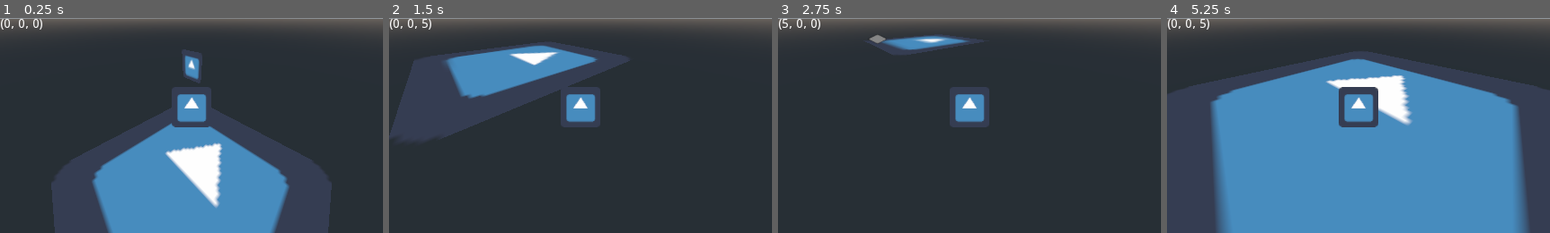
Above: before the commit, frames 1-4 (left to right).
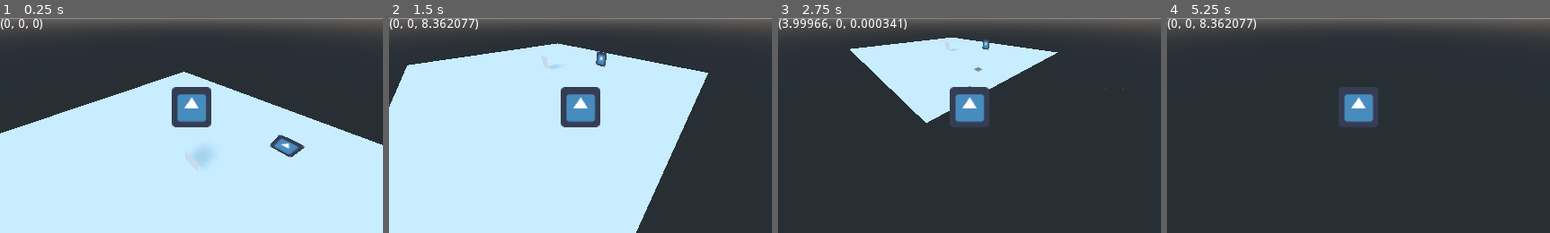
Above: after the commit, the same moments.

Repository: w1n7er2171/GameJam-Isometric-2.5D-Roguelike
Game: Godot game, scene res://TestRoom3D.tscn
Same seed, same stepped clock (60 frames per second), same inputs: the game is played once before the commit and once after it. The engine's default icon, where the game draws it, is replaced by a stand-in: a white triangle on a blue panel in a dark square.
Inputs (mouse positions are in pixels of both pictures, inside the frame that each line leads up to):
- Up to frame 1 (0.25 s): no input
- Up to frame 2 (1.5 s): move the mouse to (664, 114) at 0.52 s; press the mouse at (664, 114) at 0.53 s; hold D (move_right) 0.53-1.28 s; tap Space (move_jump) at 0.77, 1.07 s; tap Shift (move_dash, bound only after the commit) at 0.8, 1.35 s; move the mouse to (503, 136) at 1.27 s; release the mouse at (503, 136) at 1.28 s; hold S (move_down) from 1.28 s (still down)
- Up to frame 3 (2.75 s): tap Space (move_jump) at 1.52, 1.55, 1.82, 2.1 s; move the mouse to (1007, 78) at 2.02 s; release S (move_down) at 2.03 s; press the mouse at (1007, 78) at 2.03 s; hold D (move_right) from 2.03 s (still down)
- Up to frame 4 (5.25 s): move the mouse to (1339, 168) at 2.77 s; release D (move_right) at 2.78 s; release the mouse at (1339, 168) at 2.78 s; hold W (move_up) 2.78-3.53 s; click (1339, 168) at 2.85 s; tap Space (move_jump) at 3.02, 3.32, 3.77, 3.8, 4.07, 4.52, 4.82 s; tap Shift (move_dash, bound only after the commit) at 3.05, 3.6, 5.1 s; move the mouse to (1473, 157) at 3.52 s; hold A (move_left) 3.53-5.03 s; move the mouse to (1243, 93) at 4.27 s; click (1243, 93) at 4.35 s; move the mouse to (1377, 125) at 5.02 s; hold S (move_down) from 5.03 s (still down)

The runs differ from the first frame. In frame 1, 58% of the frame differs, in the area x 0-100%, y 14-100%; in frame 2, 60%; in frame 3, 12%; in frame 4, 74%, in the area x 0-100%, y 0-100%.

Commit message:
added new features

Diff:
--- a/IsometricGame/Bullet.tscn
+++ b/IsometricGame/Bullet.tscn
@@ -7,12 +7,14 @@
 height = 0.002
 
 [node name="KinematicBody" type="KinematicBody"]
+collision_layer = 2
+collision_mask = 2
 script = ExtResource( 2 )
 
 [node name="CollisionShape" type="CollisionShape" parent="."]
-transform = Transform( 0.25, 0, 0, 0, 0.25, 0, 0, 0, 0.25, 0, 0, 0 )
+transform = Transform( 0.125, 0, 0, 0, 0.125, 0, 0, 0, 0.125, 0, 0, 0 )
 shape = SubResource( 1 )
 
 [node name="Sprite3D" type="Sprite3D" parent="."]
-transform = Transform( 0.707107, -0.5, 0.5, 0, 0.707107, 0.707107, -0.707107, -0.5, 0.5, 0, 0, 0 )
+transform = Transform( 0.353553, -0.25, 0.25, 0, 0.353553, 0.353553, -0.353553, -0.25, 0.25, 0, 0, 0 )
 texture = ExtResource( 1 )
--- a/IsometricGame/Player.gd
+++ b/IsometricGame/Player.gd
@@ -1,12 +1,15 @@
 extends KinematicBody
 
 var dir = Vector3()
-var vel
+var vel = Vector3()
 var capncrunch = Vector3()
-var speed = 5
-var jump_strength = 2
+var speed = 4
+var jumpStrength = 2
+var dashStrength = 30
 var gravity = 5
-export var Y_lvl = 1
+var dashing = false
+var canShoot = true
+var health = 1
 
 const bulletPath = preload("res://Bullet.tscn"	)
 
@@ -18,42 +21,102 @@
 
 func _process(delta):
 	$Control/Label.text = str(vel)
+	if health <= 0:
+		death()
+
+
+
+func raycast_mouse_pos():
+	var spaceState = get_world().direct_space_state
+	var mousePos = get_viewport().get_mouse_position()
+	var camera = get_tree().root.get_camera()
+	var rayOrigin = camera.project_ray_origin(mousePos)
+	var rayEnd = rayOrigin + camera.project_ray_normal(mousePos) * 2000
+	var rayArray = spaceState.intersect_ray(rayOrigin, rayEnd)
+	if rayArray.has("position"):
+		return rayArray["position"]
+	return Vector3()
+
+
 
 func shoot():
 	var bullet = bulletPath.instance()
+	get_parent().add_child(bullet)
+	bullet.global_transform.origin = $Position3D.global_transform.origin
+	bullet.vel = raycast_mouse_pos() - bullet.global_transform.origin
+	canShoot = false
+	yield(get_tree().create_timer(0.2), "timeout")
+	canShoot = true
 
-	get_parent().add_child(bullet)
-	bullet.global_transform.origin = global_transform.origin
-	print("shoot xD")
+
+
+func dash():
+	vel = dir.normalized() * dashStrength
+	dashing = true
+	yield(get_tree().create_timer(0.5),"timeout")
+	dashing = false
 	pass
 
+
+
 func _physics_process(delta):
+
 	if Input.is_action_pressed("move_right"):
 		dir.x += 1
 	elif Input.is_action_pressed("move_left"):
 		dir.x -= 1
 	else: dir.x = 0
+
 	if Input.is_action_pressed("move_up"):
 		dir.z -= 1
 	elif Input.is_action_pressed("move_down"):
 		dir.z += 1
 	else: dir.z = 0
 
-	if Input.is_action_just_pressed("shoot"):
+
+
+	if Input.is_action_pressed("shoot") && canShoot == true:
 		shoot()
+		health -= 1
+
+	if Input.is_action_just_pressed("move_dash") && dashing == false:
+		dash()
+
 
 
 	if not is_on_floor():
 		capncrunch.y -= gravity * delta
 
 	if Input.is_action_just_pressed("move_jump") && is_on_floor():
-		capncrunch.y = jump_strength
+		capncrunch.y = jumpStrength
+		print("jump")
+
+
 
 	move_and_slide(capncrunch, Vector3.UP)
 
+	dir = dir.normalized()
+	#vel = dir * speed
+	vel.x = lerp(vel.x, dir.x * speed, 0.2)
+	vel.z = lerp(vel.z, dir.z * speed, 0.2)
+	move_and_slide(vel, Vector3.UP)
 
-#	vel = cartesian_to_isometric(vel.normalized())
 
-	dir = dir.normalized()
-	vel = dir * speed
-	move_and_slide(vel, Vector3.UP)
+
+func charSelected():
+	#check what character was selected
+	#load models
+	#load characteristics
+	pass
+
+func _ready():
+	charSelected()
+
+
+
+func death():
+	#Play animation
+	#Type You Died on screen
+	#Quick restart of exit to hub?
+	print("you died")
+	pass
--- a/IsometricGame/Player3D.tscn
+++ b/IsometricGame/Player3D.tscn
@@ -25,3 +25,5 @@
 texture = ExtResource( 1 )
 
 [node name="Control" parent="." instance=ExtResource( 3 )]
+
+[node name="Position3D" type="Position3D" parent="."]
--- a/IsometricGame/Rooms.gd
+++ b/IsometricGame/Rooms.gd
@@ -1,3 +1,3 @@
 extends Spatial
 
-onready var Player_Y = get_node("KinematicBody").Y_lvl
+onready var Player_Y = get_node("KinematicBody")
--- a/IsometricGame/TestRoom3D.tscn
+++ b/IsometricGame/TestRoom3D.tscn
@@ -7,15 +7,22 @@
 [sub_resource type="PhysicsMaterial" id=1]
 
 [sub_resource type="BoxShape" id=2]
+extents = Vector3( 0.625034, 1, 0.526152 )
+
+[sub_resource type="PlaneMesh" id=3]
+
+[sub_resource type="BoxShape" id=4]
+extents = Vector3( 0.798078, 0.3824, 0.293903 )
+
+[sub_resource type="PlaneMesh" id=5]
+size = Vector2( 0.5, 0.5 )
 
 [node name="Spatial" type="Spatial"]
+transform = Transform( 1, 0, 0, 0, 1, 0, 0, 0, 1, 0, 1.30407, 0 )
 script = ExtResource( 4 )
 
-[node name="Sprite3D" type="Sprite3D" parent="."]
-transform = Transform( 1, 0, 0, 0, 1, 0, 0, 0, 1, -1, 0, -1 )
-texture = ExtResource( 1 )
-
 [node name="KinematicBody" parent="." instance=ExtResource( 2 )]
+transform = Transform( 1, 0, 0, 0, 1, 0, 0, 0, 1, 0, -0.656344, 0 )
 
 [node name="StaticBody" type="StaticBody" parent="."]
 transform = Transform( 10, 0, 0, 0, 0.5, 0, 0, 0, 10, 0, -2.64068, 0 )
@@ -25,6 +32,25 @@
 transform = Transform( 1, 0, 0, 0, 1, 0, 0, 0, 1, 0, -1.63393, 0 )
 shape = SubResource( 2 )
 
-[node name="Sprite3D" type="Sprite3D" parent="StaticBody"]
-axis = 1
+[node name="MeshInstance" type="MeshInstance" parent="StaticBody"]
+transform = Transform( 0.612, 0, 0, 0, 0.802, 0, 0, 0, 0.526, 0, -0.658349, 0 )
+mesh = SubResource( 3 )
+
+[node name="DirectionalLight" type="DirectionalLight" parent="."]
+transform = Transform( 1, 0, 0, 0, 0.866025, 0.5, 0, -0.5, 0.866025, 0, 2.36199, 5.83648 )
+light_energy = 0.413
+shadow_enabled = true
+
+[node name="StaticBody2" type="StaticBody" parent="."]
+transform = Transform( 1, 0, 0, 0, 1, 0, 0, 0, 1, 1.15774, -2.56208, -2.61388 )
+
+[node name="Sprite3D" type="Sprite3D" parent="StaticBody2"]
+transform = Transform( 1, 0, 0, 0, 1, 0, 0, 0, 1, 0.551406, -0.0870175, 0.200725 )
 texture = ExtResource( 1 )
+
+[node name="CollisionShape" type="CollisionShape" parent="StaticBody2"]
+shape = SubResource( 4 )
+
+[node name="MeshInstance" type="MeshInstance" parent="."]
+transform = Transform( 1, 0, 0, 0, -4.37114e-08, -1, 0, 1, -4.37114e-08, 0, -2.65763, 0 )
+mesh = SubResource( 5 )
--- a/IsometricGame/project.godot
+++ b/IsometricGame/project.godot
@@ -57,6 +57,16 @@
 "events": [ Object(InputEventMouseButton,"resource_local_to_scene":false,"resource_name":"","device":0,"alt":false,"shi …(212 unchanged characters)…
  ]
 }
+move_dash={
+"deadzone": 0.5,
+"events": [ Object(InputEventKey,"resource_local_to_scene":false,"resource_name":"","device":0,"alt":false,"shift":false,"control":false,"meta":false,"command":false,"pressed":false,"scancode":0,"physical_scancode":16777237,"unicode":0,"echo":false,"script":null)
+ ]
+}
+debugButton={
+"deadzone": 0.5,
+"events": [ Object(InputEventKey,"resource_local_to_scene":false,"resource_name":"","device":0,"alt":false,"shift":false,"control":false,"meta":false,"command":false,"pressed":false,"scancode":0,"physical_scancode":16777246,"unicode":0,"echo":false,"script":null)
+ ]
+}
 
 [physics]
 
Not shown: 1 places in IsometricGame/TestRoom3D.tscn that only renumber resources
